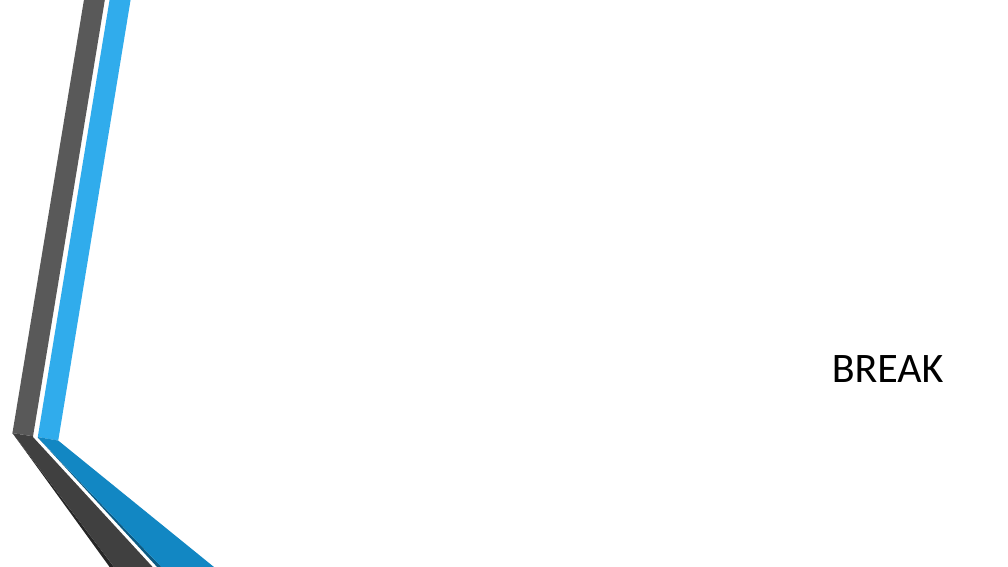
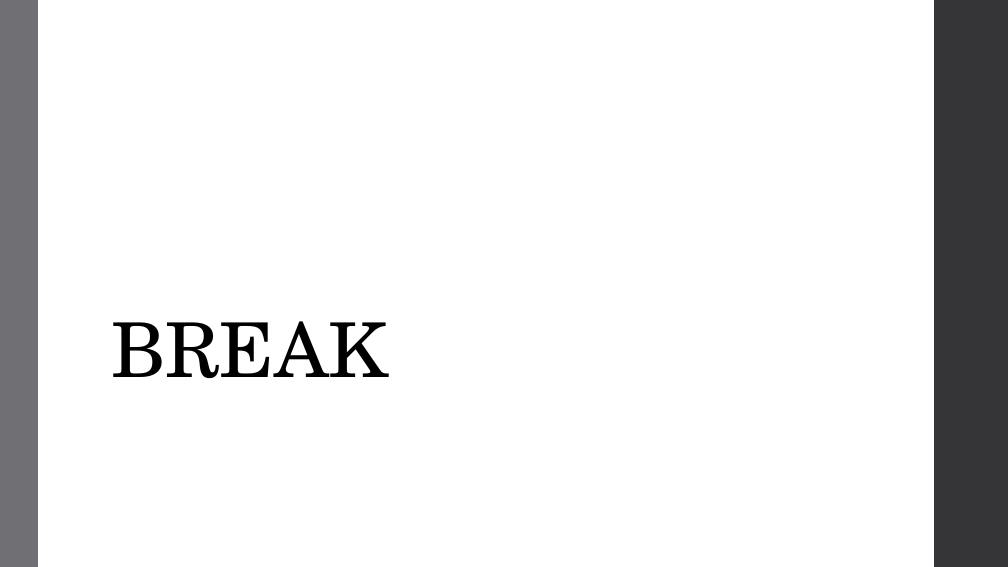
Before and after one commit to MGIS-UMN/GIS5577_week8, a slide deck: slide 11 of Raster_analysis.odp. Drawn at 1008x567 pixels with LibreOffice and Linux fonts; fonts in the diff are those of the drawing; background and template pictures are left out. Boxes give left, top, right and bottom in pixels: in the first picture for what was removed or moved away, otherwise in the second. Text is boxed around its words. In the diff, an @@ line names an element or a change of style, - is before the commit and + after.

```diff
--- a/Raster_analysis.odp
+++ b/Raster_analysis.odp
@@ freeform shape added at (x1=0, y1=0, x2=38, y2=567), fill #6F6F74 @@
@@ freeform shape added at (x1=934, y1=0, x2=1008, y2=567), fill #353537 @@
@@ title "BREAK" moved from (x1=832, y1=355, x2=944, y2=382) to (x1=112, y1=321, x2=387, y2=378) @@
@@ title "BREAK" at (x1=112, y1=321, x2=387, y2=378): size 40 to 72 pt, font Calibri to TeX Gyre Schola, letter spacing 0 to -0.5 pt; alignment right to left; line spacing 1 to 0.85 @@
@@ group removed at (x1=12, y1=0, x2=214, y2=567): 6 freeform shapes @@
```
Also in this commit, not shown: 22 other slides changed.
